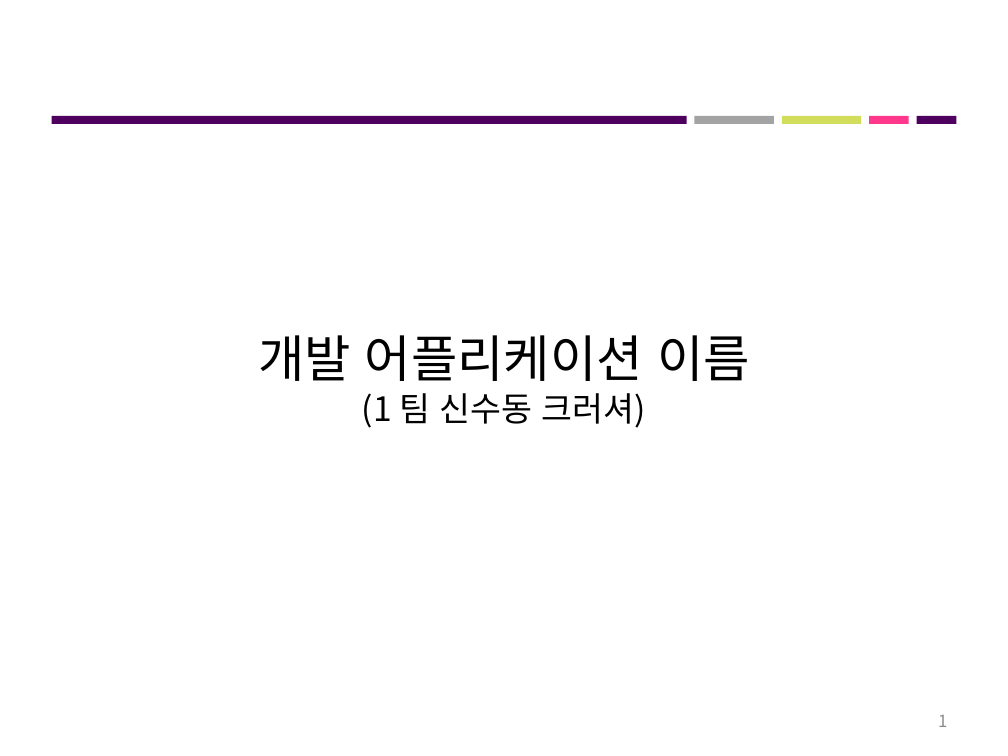
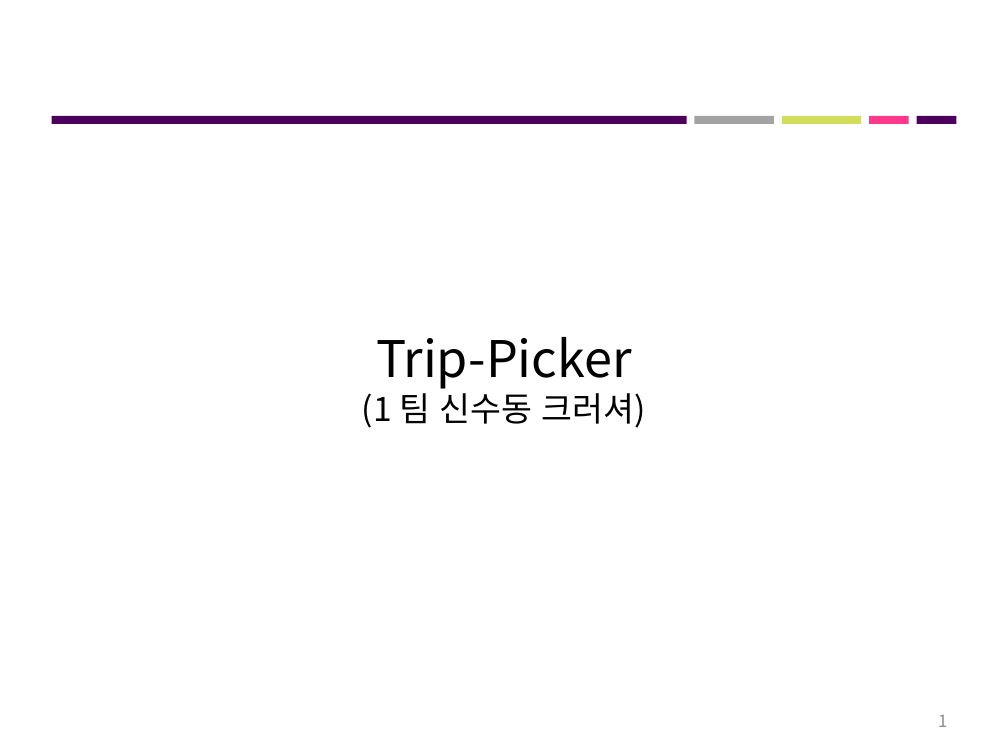
Before and after one commit to roeniss/TripPicker, a slide deck: slide 1 of 관리산출물/프로젝트_최종결과보고서/1팀_최종결과보고서.pptx. Drawn at 1008x756 pixels with LibreOffice and Linux fonts; fonts in the diff are those of the drawing. Boxes give left, top, right and bottom in pixels: in the first picture for what was removed or moved away, otherwise in the second. Text is boxed around its words. In the diff, an @@ line names an element or a change of style, - is before the commit and + after.

Commit message:
FILES

```diff
--- a/관리산출물/프로젝트_최종결과보고서/1팀_최종결과보고서.pptx
+++ b/관리산출물/프로젝트_최종결과보고서/1팀_최종결과보고서.pptx
@@ title at box(362, 337, 646, 428): text changed @@
-개발 어플리케이션 이름
-(1 팀 신수동 크러셔)
+Trip-Picker
+(1 팀 신수동 크러셔)
```
